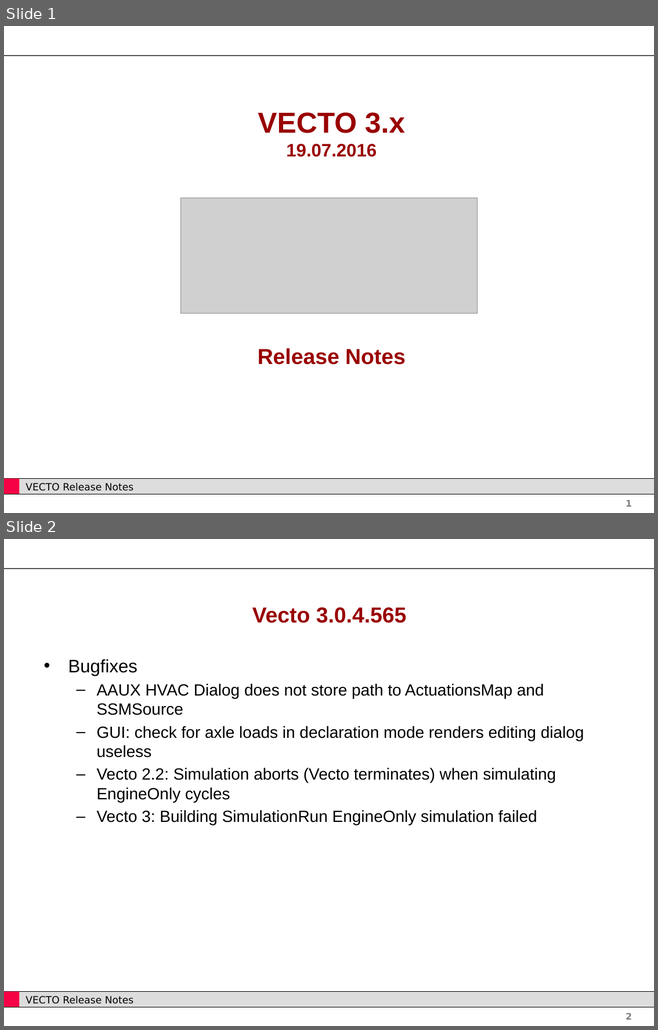
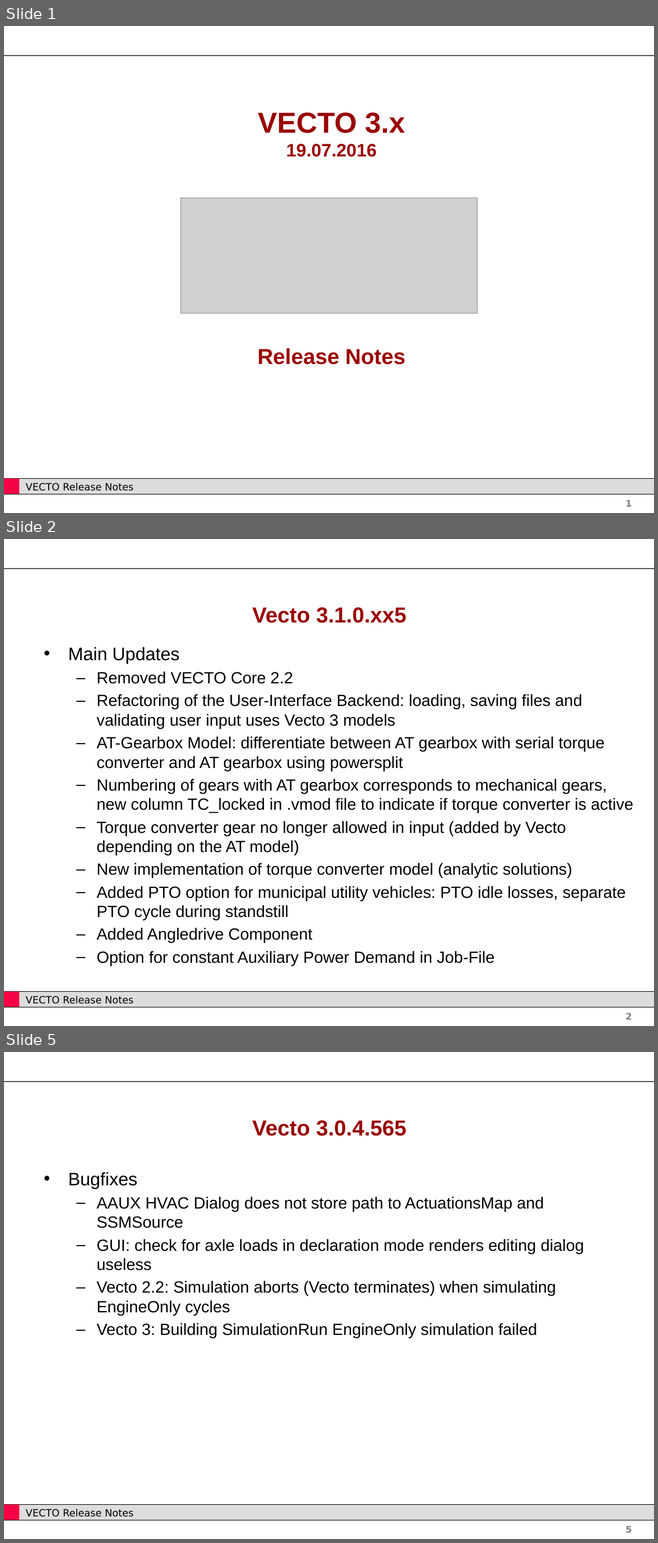
Before and after one commit to tanawadeatharva/BharatVECTO, a slide deck: Documentation/User Manual Source/Release Notes Vecto3.x.pptx. Shown one above the other, each under a label of ours: slides 1 and 2 before the commit, slides 1, 2 and 5 after it; the slides between them are not shown. The pictures are 658x1030 and 658x1543 pixels, drawn with LibreOffice and Linux fonts; fonts in the diff are those of the drawing; grey boxes stand for pictures; background and template pictures are left out. Boxes give left, top, right and bottom in pixels: in the first picture for what was removed or moved away, otherwise in the second. Text is boxed around its words. In the diff, an @@ line names an element or a change of style, - is before the commit and + after.

```diff
--- a/Documentation/User Manual Source/Release Notes Vecto3.x.pptx
+++ b/Documentation/User Manual Source/Release Notes Vecto3.x.pptx
@@ slide 2 added at (4, 539, 654, 1026), background #FFFFFF; not listed: 5 template elements that a slide beside it also shows @@
@@ title added at (252, 607, 407, 623), 24 pt, text #990000, bold @@
+Vecto 3.1.0.xx5
@@ text added at (68, 647, 633, 966), 18 pt, text #000000 @@
+• Main Updates
+  – Removed VECTO Core 2.2
+  – Refactoring of the User-Interface Backend: loading, saving files and validating user input uses Vecto 3 models
+  – AT-Gearbox Model: differentiate between AT gearbox with serial torque converter and AT gearbox using powersplit
+  – Numbering of gears with AT gearbox corresponds to mechanical gears, new column TC_locked in .vmod file to indicate if torque converter is active
+  – Torque converter gear no longer allowed in input (added by Vecto depending on the AT model)
+  – New implementation of torque converter model (analytic solutions)
+  – Added PTO option for municipal utility vehicles: PTO idle losses, separate PTO cycle during standstill
+  – Added Angledrive Component
+  – Option for constant Auxiliary Power Demand in Job-File
@@ what was slide 2 is now slide 5 @@
@@ page number at (625, 1526, 632, 1533): text changed @@
-2
+5
```
Also in this commit, not shown: 2 other slides added.
